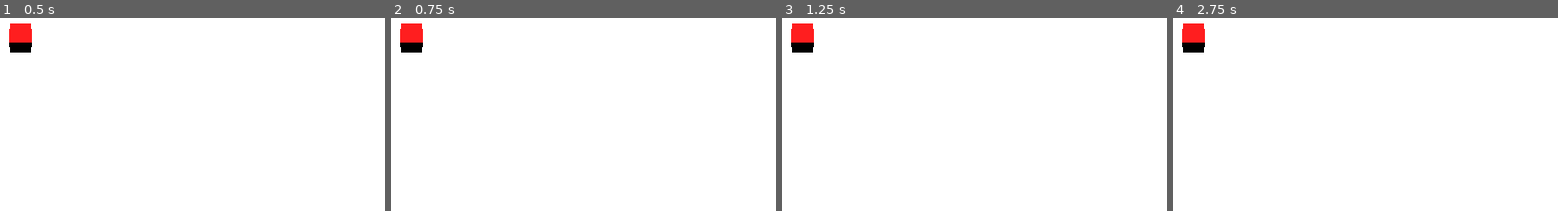
Above: before the commit, frames 1-4 (left to right).
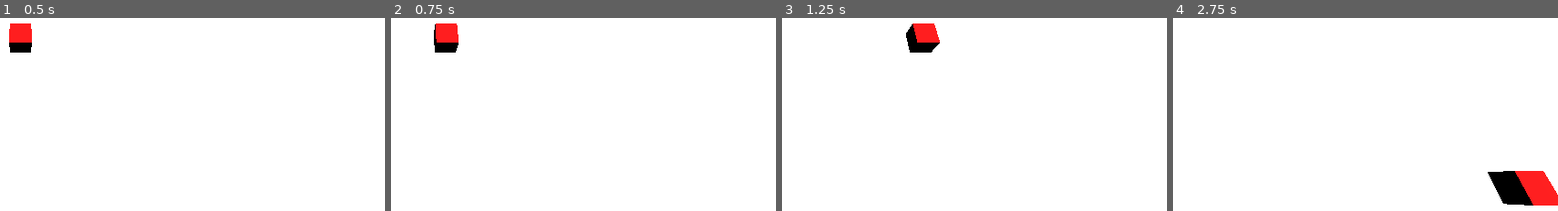
Above: after the commit, the same moments.

Repository: nickyvanurk/game-prototypes
Game: Godot game, scene res://world.tscn
The game is run twice, just before and just after one commit, with the same random seed, the same clock (stepped at 60 frames per second) and the same inputs.
Inputs:
- Up to frame 1 (0.5 s): no input
- Up to frame 2 (0.75 s): tap Enter at 0.5 s; hold D (right, bound only after the commit) from 0.53 s (still down)
- Up to frame 3 (1.25 s): keep holding D (right, bound only after the commit)
- Up to frame 4 (2.75 s): release D (right, bound only after the commit) at 1.28 s; hold S (backward, bound only after the commit) 1.28-2.03 s; hold D (right, bound only after the commit) from 2.03 s (still down)

Frame 1 is identical in both runs. In frame 2, 1.8% of the frame differs, in the area x 2-18%, y 2-18%; in frame 3, 2.0%; in frame 4, 3.5%, in the area x 2-100%, y 2-98%.

Commit message:
Set up movement

Diff:
--- /dev/null
+++ b/simple-procedural-animation/player.gd
@@ -0,0 +1,26 @@
+extends CharacterBody3D
+
+
+const SPEED = 2.0
+
+# Get the gravity from the project settings to be synced with RigidBody nodes.
+var gravity = ProjectSettings.get_setting("physics/3d/default_gravity")
+
+
+func _physics_process(delta):
+	# Add the gravity.
+	if not is_on_floor():
+		velocity.y -= gravity * delta
+
+	# Get the input direction and handle the movement/deceleration.
+	# As good practice, you should replace UI actions with custom gameplay actions.
+	var input_dir = Input.get_vector("left", "right", "forward", "backward")
+	var direction = (transform.basis * Vector3(input_dir.x, 0, input_dir.y)).normalized()
+	if direction:
+		velocity.x = direction.x * SPEED
+		velocity.z = direction.z * SPEED
+	else:
+		velocity.x = move_toward(velocity.x, 0, SPEED)
+		velocity.z = move_toward(velocity.z, 0, SPEED)
+
+	move_and_slide()
--- a/simple-procedural-animation/player.tscn
+++ b/simple-procedural-animation/player.tscn
@@ -1,4 +1,6 @@
-[gd_scene load_steps=4 format=3 uid="uid://bxr8gr6f4muum"]
+[gd_scene load_steps=5 format=3 uid="uid://bxr8gr6f4muum"]
+
+[ext_resource type="Script" path="res://player.gd" id="1_tngw5"]
 
 [sub_resource type="SphereShape3D" id="SphereShape3D_aqfur"]
 radius = 0.25
@@ -10,6 +12,7 @@
 size = Vector3(0.25, 0.25, 0.25)
 
 [node name="Player" type="CharacterBody3D"]
+script = ExtResource("1_tngw5")
 
 [node name="Shape" type="CollisionShape3D" parent="."]
 transform = Transform3D(1, 0, 0, 0, 1, 0, 0, 0, 1, 0, 0.252263, 0)
--- a/simple-procedural-animation/project.godot
+++ b/simple-procedural-animation/project.godot
@@ -14,3 +14,26 @@
 run/main_scene="res://world.tscn"
 config/features=PackedStringArray("4.0", "Forward Plus")
 config/icon="res://icon.svg"
+
+[input]
+
+forward={
+"deadzone": 0.5,
+"events": [Object(InputEventKey,"resource_local_to_scene":false,"resource_name":"","device":0,"window_id":0,"alt_pressed":false,"shift_pressed":false,"ctrl_pressed":false,"meta_pressed":false,"pressed":false,"keycode":0,"physical_keycode":87,"unicode":0,"echo":false,"script":null)
+]
+}
+backward={
+"deadzone": 0.5,
+"events": [Object(InputEventKey,"resource_local_to_scene":false,"resource_name":"","device":0,"window_id":0,"alt_pressed":false,"shift_pressed":false,"ctrl_pressed":false,"meta_pressed":false,"pressed":false,"keycode":0,"physical_keycode":83,"unicode":0,"echo":false,"script":null)
+]
+}
+left={
+"deadzone": 0.5,
+"events": [Object(InputEventKey,"resource_local_to_scene":false,"resource_name":"","device":0,"window_id":0,"alt_pressed":false,"shift_pressed":false,"ctrl_pressed":false,"meta_pressed":false,"pressed":false,"keycode":0,"physical_keycode":65,"unicode":0,"echo":false,"script":null)
+]
+}
+right={
+"deadzone": 0.5,
+"events": [Object(InputEventKey,"resource_local_to_scene":false,"resource_name":"","device":0,"window_id":0,"alt_pressed":false,"shift_pressed":false,"ctrl_pressed":false,"meta_pressed":false,"pressed":false,"keycode":0,"physical_keycode":68,"unicode":0,"echo":false,"script":null)
+]
+}
--- a/simple-procedural-animation/world.tscn
+++ b/simple-procedural-animation/world.tscn
@@ -1,6 +1,9 @@
-[gd_scene load_steps=4 format=3 uid="uid://dlkhs7g533o6n"]
+[gd_scene load_steps=5 format=3 uid="uid://dlkhs7g533o6n"]
 
 [ext_resource type="PackedScene" uid="uid://bxr8gr6f4muum" path="res://player.tscn" id="1_b4kn6"]
+
+[sub_resource type="BoxShape3D" id="BoxShape3D_rwc6a"]
+size = Vector3(200, 1, 200)
 
 [sub_resource type="StandardMaterial3D" id="StandardMaterial3D_5mfh8"]
 
@@ -12,8 +15,13 @@
 [node name="DirectionalLight" type="DirectionalLight3D" parent="."]
 transform = Transform3D(1, 0, 0, 0, -4.37114e-08, 1, 0, -1, -4.37114e-08, 0, 0, 0)
 
-[node name="Floor" type="MeshInstance3D" parent="."]
+[node name="Floor" type="StaticBody3D" parent="."]
 transform = Transform3D(1, 0, 0, 0, 1, 0, 0, 0, 1, 0, -0.5, 0)
+
+[node name="Shape" type="CollisionShape3D" parent="Floor"]
+shape = SubResource("BoxShape3D_rwc6a")
+
+[node name="Body" type="MeshInstance3D" parent="Floor"]
 material_override = SubResource("StandardMaterial3D_5mfh8")
 mesh = SubResource("BoxMesh_ixus2")
 skeleton = NodePath("")
